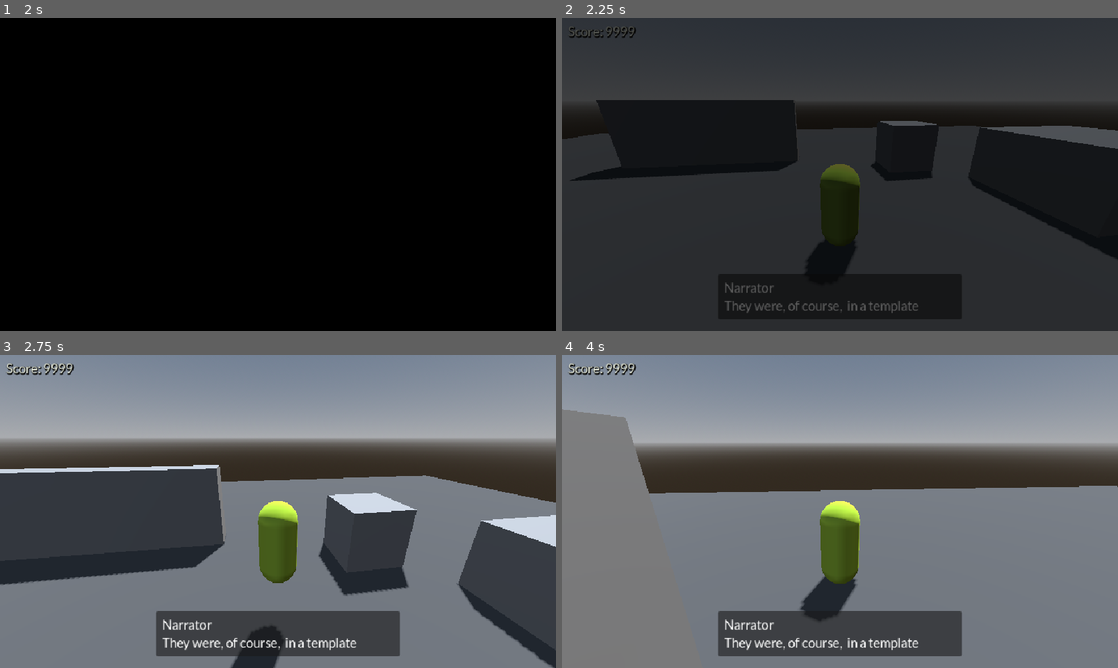
Above: before the commit, frames 1-4 (two rows, left to right).
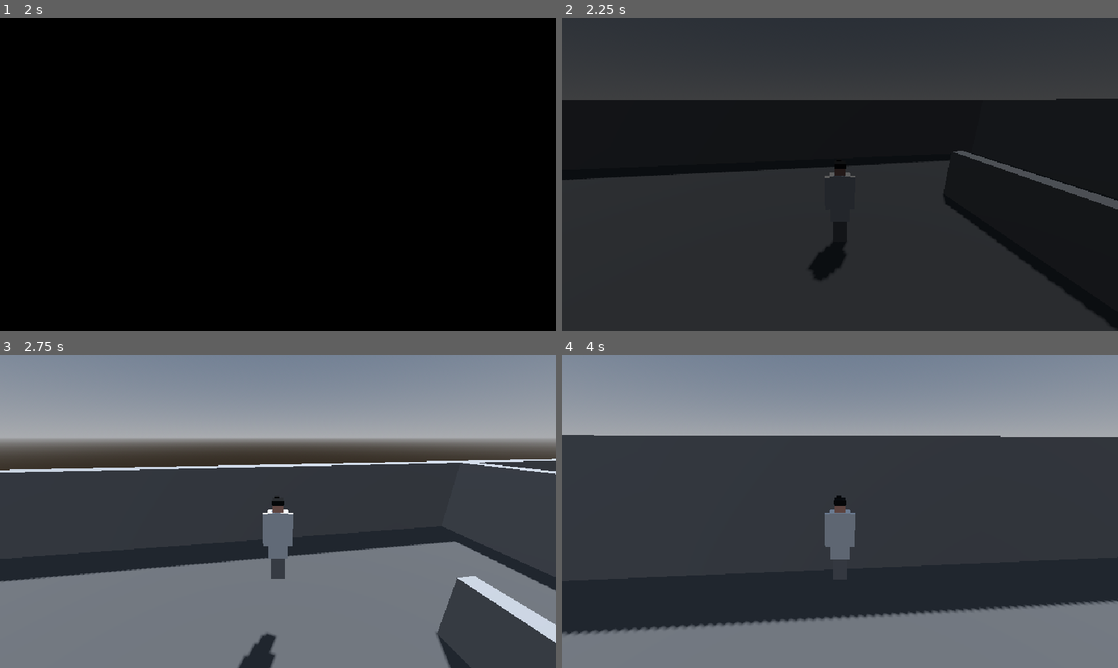
Above: after the commit, the same moments.

Repository: hawkstein/ludum-dare-60-old-tech
Game: Godot game, scene res://utils/ui/main_menu.tscn
Two runs of this game, one before a commit and one after it. Both use one fixed random seed, a clock stepped at 60 frames per second and the inputs below.
Inputs (mouse positions are in pixels of both pictures, inside the frame that each line leads up to):
- Up to frame 1 (2 s): click "Start" at 0.5 s; click "Start" at 1.25 s
- Up to frame 2 (2.25 s): tap Enter at 2 s; move the mouse to (867, 174) at 2.02 s; hold W (Up) from 2.03 s (still down)
- Up to frame 3 (2.75 s): keep holding W (Up); tap Space (Jump) at 2.27 s
- Up to frame 4 (4 s): keep holding W (Up); move the mouse to (812, 511) at 2.77 s; tap Space (Jump) at 3.02 s; move the mouse to (851, 505) at 3.52 s

Frame 1 is identical in both runs. In frame 2, 11% of the frame differs, in the area x 0-100%, y 2-100%; in frame 3, 28%; in frame 4, 59%, in the area x 0-100%, y 2-97%.

Commit message:
setup level and doctor instances

Diff:
--- a/entities/player/third_person_player.tscn
+++ b/entities/player/third_person_player.tscn
@@ -17,6 +17,35 @@
 [sub_resource type="BoxMesh" id="BoxMesh_cd33c"]
 size = Vector3(0.2, 0.2, 0.3)
 
+[sub_resource type="BoxMesh" id="BoxMesh_wysbo"]
+size = Vector3(0.4, 1, 0.25)
+
+[sub_resource type="StandardMaterial3D" id="StandardMaterial3D_wwf4n"]
+
+[sub_resource type="BoxMesh" id="BoxMesh_0jlrm"]
+size = Vector3(0.2, 0.7, 0.1)
+
+[sub_resource type="BoxMesh" id="BoxMesh_ow3o8"]
+size = Vector3(0.3, 0.7, 0.1)
+
+[sub_resource type="StandardMaterial3D" id="StandardMaterial3D_mv5g7"]
+albedo_color = Color(0.57700837, 0.5770084, 0.57700837, 1)
+
+[sub_resource type="BoxMesh" id="BoxMesh_b8li8"]
+size = Vector3(0.2, 0.2, 0.2)
+
+[sub_resource type="StandardMaterial3D" id="StandardMaterial3D_1pxly"]
+albedo_color = Color(0.98084885, 0.67940915, 0.5672008, 1)
+
+[sub_resource type="BoxMesh" id="BoxMesh_x0uxw"]
+size = Vector3(0.22, 0.1, 0.22)
+
+[sub_resource type="StandardMaterial3D" id="StandardMaterial3D_qr0o4"]
+albedo_color = Color(0, 0, 0, 1)
+
+[sub_resource type="BoxMesh" id="BoxMesh_h36ym"]
+size = Vector3(0.1, 0.05, 0.1)
+
 [sub_resource type="SphereShape3D" id="SphereShape3D_cd33c"]
 radius = 0.2
 
@@ -32,11 +61,48 @@
 
 [node name="Body" type="MeshInstance3D" parent="Model" unique_id=1939781799]
 transform = Transform3D(1, 0, 0, 0, 1, 0, 0, 0, 1, 0, 0.9, 0)
+visible = false
 mesh = SubResource("CapsuleMesh_cd33c")
 
 [node name="Nose" type="MeshInstance3D" parent="Model" unique_id=2041585810]
 transform = Transform3D(1, 0, 0, 0, 1, 0, 0, 0, 1, 0, 1.5, -0.4)
+visible = false
 mesh = SubResource("BoxMesh_cd33c")
+
+[node name="Chest" type="MeshInstance3D" parent="Model" unique_id=1157225682]
+transform = Transform3D(1, 0, 0, 0, 1, 0, 0, 0, 1, 0, 1.105232, 0)
+mesh = SubResource("BoxMesh_wysbo")
+surface_material_override/0 = SubResource("StandardMaterial3D_wwf4n")
+
+[node name="LeftArm" type="MeshInstance3D" parent="Model" unique_id=801023143]
+transform = Transform3D(1, 0, 0, 0, 1, 0, 0, 0, 1, -0.20825243, 1.2000285, 0)
+mesh = SubResource("BoxMesh_0jlrm")
+surface_material_override/0 = SubResource("StandardMaterial3D_wwf4n")
+
+[node name="RightArm" type="MeshInstance3D" parent="Model" unique_id=1131495821]
+transform = Transform3D(1, 0, 0, 0, 1, 0, 0, 0, 1, 0.2, 1.2, 0)
+mesh = SubResource("BoxMesh_0jlrm")
+surface_material_override/0 = SubResource("StandardMaterial3D_wwf4n")
+
+[node name="Legs" type="MeshInstance3D" parent="Model" unique_id=734475806]
+transform = Transform3D(1, 0, 0, 0, 1, 0, 0, 0, 1, 0, 0.40132034, 0)
+mesh = SubResource("BoxMesh_ow3o8")
+surface_material_override/0 = SubResource("StandardMaterial3D_mv5g7")
+
+[node name="Head" type="MeshInstance3D" parent="Model" unique_id=1415728741]
+transform = Transform3D(1, 0, 0, 0, 1, 0, 0, 0, 1, 0, 1.7, 0)
+mesh = SubResource("BoxMesh_b8li8")
+surface_material_override/0 = SubResource("StandardMaterial3D_1pxly")
+
+[node name="Hair" type="MeshInstance3D" parent="Model" unique_id=1764439656]
+transform = Transform3D(1, 0, 0, 0, 1, 0, 0, 0, 1, 0, 1.8029072, 0)
+mesh = SubResource("BoxMesh_x0uxw")
+surface_material_override/0 = SubResource("StandardMaterial3D_qr0o4")
+
+[node name="Quiff" type="MeshInstance3D" parent="Model" unique_id=345401876]
+transform = Transform3D(1, 0, 0, 0, 1, 0, 0, 0, 1, -0.025748529, 1.8661625, -0.072191626)
+mesh = SubResource("BoxMesh_h36ym")
+surface_material_override/0 = SubResource("StandardMaterial3D_qr0o4")
 
 [node name="CameraPivot" type="Node3D" parent="." unique_id=1107085387]
 unique_name_in_owner = true
--- a/icon.svg
+++ /dev/null
@@ -1 +0,0 @@
-<svg xmlns="http://www.w3.org/2000/svg" width="128" height="128"><rect width="124" height="124" x="2" y="2" fill="#363d52" stroke="#212532" stroke-width="4" rx="14"/><g fill="#fff" transform="translate(12.322 12.322)scale(.101)"><path d="M105 673v33q407 354 814 0v-33z"/><path fill="#478cbf" d="m105 673 152 14q12 1 15 14l4 67 132 10 8-61q2-11 15-15h162q13 4 15 15l8 61 132-10 4-67q3-13 15-14l152-14V427q30-39 56-81-35-59-83-108-43 20-82 47-40-37-88-64 7-51 8-102-59-28-123-42-26 43-46 89-49-7-98 0-20-46-46-89-64 14-123 42 1 51 8 102-48 27-88 64-39-27-82-47-48 49-83 108 26 42 56 81zm0 33v39c0 276 813 276 814 0v-39l-134 12-5 69q-2 10-14 13l-162 11q-12 0-16-11l-10-65H446l-10 65q-4 11-16 11l-162-11q-12-3-14-13l-5-69z"/><path d="M483 600c0 34 58 34 58 0v-86c0-34-58-34-58 0z"/><circle cx="725" cy="526" r="90"/><circle cx="299" cy="526" r="90"/></g><g fill="#414042" transform="translate(12.322 12.322)scale(.101)"><circle cx="307" cy="532" r="60"/><circle cx="717" cy="532" r="60"/></g></svg>
--- a/main.gd
+++ /dev/null
@@ -1,6 +0,0 @@
-extends Node3D
-
-@onready var messages: MessageLayer = $MessageLayer
-
-func _ready() -> void:
-	messages.show_message("They were, of course,  in a template", "Narrator")
--- a/main.tscn
+++ /dev/null
@@ -1,106 +0,0 @@
-[gd_scene format=3 uid="uid://vck4bl5wwflb"]
-
-[ext_resource type="Script" uid="uid://omkrdyrq3u73" path="res://main.gd" id="1_h2yge"]
-[ext_resource type="AudioStream" uid="uid://cbbv231ayv0h" path="res://assets/music/komiku_opening.mp3" id="2_0xm2m"]
-[ext_resource type="PackedScene" uid="uid://icg5dtww7q44" path="res://entities/player/third_person_player.tscn" id="2_lquwl"]
-[ext_resource type="PackedScene" uid="uid://bkpggl0lwqmju" path="res://screens/pause_menu.tscn" id="5_7mycd"]
-[ext_resource type="PackedScene" uid="uid://cbuas17ydfjcl" path="res://utils/ui/message_layer.tscn" id="5_272bh"]
-[ext_resource type="Theme" uid="uid://bes7poiouimn8" path="res://default_theme.tres" id="5_lquwl"]
-
-[sub_resource type="ProceduralSkyMaterial" id="ProceduralSkyMaterial_1bvp3"]
-sky_horizon_color = Color(0.66224277, 0.6717428, 0.6867428, 1)
-ground_horizon_color = Color(0.66224277, 0.6717428, 0.6867428, 1)
-
-[sub_resource type="Sky" id="Sky_lquwl"]
-sky_material = SubResource("ProceduralSkyMaterial_1bvp3")
-
-[sub_resource type="Environment" id="Environment_7mycd"]
-background_mode = 2
-sky = SubResource("Sky_lquwl")
-
-[sub_resource type="StandardMaterial3D" id="StandardMaterial3D_cd33c"]
-albedo_color = Color(0.32172796, 0.32172796, 0.32172796, 1)
-
-[node name="Main" type="Node3D" unique_id=438766484]
-script = ExtResource("1_h2yge")
-
-[node name="WorldEnvironment" type="WorldEnvironment" parent="." unique_id=1400865103]
-environment = SubResource("Environment_7mycd")
-
-[node name="DirectionalLight3D" type="DirectionalLight3D" parent="." unique_id=186871282]
-transform = Transform3D(-0.8660254, -0.43301278, 0.25, 0, 0.49999997, 0.86602545, -0.50000006, 0.75, -0.43301266, 0, 0, 0)
-shadow_enabled = true
-
-[node name="Level" type="Node3D" parent="." unique_id=239694746]
-
-[node name="Floor" type="CSGBox3D" parent="Level" unique_id=1989360109]
-transform = Transform3D(1, 0, 0, 0, 1, 0, 0, 0, 1, 0, -0.5, 0)
-use_collision = true
-size = Vector3(40, 1, 40)
-material = SubResource("StandardMaterial3D_cd33c")
-
-[node name="Box" type="CSGBox3D" parent="Level" unique_id=783431537]
-transform = Transform3D(1, 0, 0, 0, 1, 0, 0, 0, 1, 4, 1, -6)
-use_collision = true
-size = Vector3(2, 2, 2)
-
-[node name="Wall" type="CSGBox3D" parent="Level" unique_id=541581789]
-transform = Transform3D(1, 0, 0, 0, 1, 0, 0, 0, 1, -5, 1.5, -8)
-use_collision = true
-size = Vector3(8, 3, 1)
-
-[node name="Ramp" type="CSGBox3D" parent="Level" unique_id=1783067765]
-transform = Transform3D(1, 0, 0, 0, 0.9659258, -0.25881904, 0, 0.25881904, 0.9659258, 8, 1, 4)
-use_collision = true
-size = Vector3(3, 0.4, 8)
-
-[node name="Platform" type="CSGBox3D" parent="Level" unique_id=902390942]
-transform = Transform3D(1, 0, 0, 0, 1, 0, 0, 0, 1, 8, 1, -2)
-use_collision = true
-size = Vector3(4, 2, 4)
-
-[node name="ThirdPersonPlayer" parent="." unique_id=653190174 instance=ExtResource("2_lquwl")]
-
-[node name="MusicStreamPlayer" type="AudioStreamPlayer" parent="." unique_id=77984751]
-stream = ExtResource("2_0xm2m")
-autoplay = true
-bus = &"Music"
-
-[node name="HUD" type="CanvasLayer" parent="." unique_id=668187711]
-
-[node name="Layout" type="Control" parent="HUD" unique_id=1542017333]
-layout_mode = 3
-anchors_preset = 15
-anchor_right = 1.0
-anchor_bottom = 1.0
-grow_horizontal = 2
-grow_vertical = 2
-mouse_filter = 2
-theme = ExtResource("5_lquwl")
-
-[node name="ScoreMargin" type="MarginContainer" parent="HUD/Layout" unique_id=1546439775]
-layout_mode = 1
-anchors_preset = 15
-anchor_right = 1.0
-anchor_bottom = 1.0
-grow_horizontal = 2
-grow_vertical = 2
-theme_override_constants/margin_left = 10
-theme_override_constants/margin_top = 10
-theme_override_constants/margin_right = 10
-theme_override_constants/margin_bottom = 10
-
-[node name="ScoreLabel" type="Label" parent="HUD/Layout/ScoreMargin" unique_id=96147074]
-layout_mode = 2
-size_flags_horizontal = 0
-size_flags_vertical = 0
-theme_override_colors/font_color = Color(0.92941177, 0.9490196, 0.8862745, 1)
-theme_override_colors/font_shadow_color = Color(0, 0, 0, 0.99607843)
-theme_override_constants/shadow_offset_x = 1
-theme_override_constants/shadow_offset_y = 1
-theme_override_constants/shadow_outline_size = 4
-text = "Score: 9999"
-
-[node name="MessageLayer" parent="." unique_id=1692279544 instance=ExtResource("5_272bh")]
-
-[node name="PauseMenu" parent="." unique_id=1387676273 instance=ExtResource("5_7mycd")]
--- a/project.godot
+++ b/project.godot
@@ -20,7 +20,6 @@
 boot_splash/bg_color=Color(0, 0, 0, 1)
 boot_splash/stretch_mode=0
 boot_splash/image="uid://4iakeclf4k4b"
-config/icon="res://icon.svg"
 
 [autoload]
 
--- /dev/null
+++ b/screens/main.gd
@@ -0,0 +1 @@
+extends Node3D
--- /dev/null
+++ b/screens/main.tscn
@@ -0,0 +1,90 @@
+[gd_scene format=3 uid="uid://vck4bl5wwflb"]
+
+[ext_resource type="Script" uid="uid://omkrdyrq3u73" path="res://screens/main.gd" id="1_la406"]
+[ext_resource type="PackedScene" uid="uid://icg5dtww7q44" path="res://entities/player/third_person_player.tscn" id="2_ee7ou"]
+[ext_resource type="PackedScene" uid="uid://cbuas17ydfjcl" path="res://utils/ui/message_layer.tscn" id="4_tci2t"]
+[ext_resource type="PackedScene" uid="uid://bkpggl0lwqmju" path="res://screens/pause_menu.tscn" id="5_ycjph"]
+
+[sub_resource type="ProceduralSkyMaterial" id="ProceduralSkyMaterial_1bvp3"]
+sky_horizon_color = Color(0.66224277, 0.6717428, 0.6867428, 1)
+ground_horizon_color = Color(0.66224277, 0.6717428, 0.6867428, 1)
+
+[sub_resource type="Sky" id="Sky_lquwl"]
+sky_material = SubResource("ProceduralSkyMaterial_1bvp3")
+
+[sub_resource type="Environment" id="Environment_7mycd"]
+background_mode = 2
+sky = SubResource("Sky_lquwl")
+
+[sub_resource type="StandardMaterial3D" id="StandardMaterial3D_cd33c"]
+albedo_color = Color(0.32172796, 0.32172796, 0.32172796, 1)
+
+[node name="Main" type="Node3D" unique_id=438766484]
+script = ExtResource("1_la406")
+
+[node name="WorldEnvironment" type="WorldEnvironment" parent="." unique_id=1400865103]
+environment = SubResource("Environment_7mycd")
+
+[node name="DirectionalLight3D" type="DirectionalLight3D" parent="." unique_id=186871282]
+transform = Transform3D(-0.8660254, -0.43301278, 0.25, 0, 0.49999997, 0.86602545, -0.50000006, 0.75, -0.43301266, 0, 0, 0)
+shadow_enabled = true
+
+[node name="Level" type="Node3D" parent="." unique_id=239694746]
+
+[node name="Floor" type="CSGBox3D" parent="Level" unique_id=1989360109]
+transform = Transform3D(1, 0, 0, 0, 1, 0, 0, 0, 1, 0, -0.5, 0)
+use_collision = true
+size = Vector3(40, 1, 40)
+material = SubResource("StandardMaterial3D_cd33c")
+metadata/_edit_lock_ = true
+
+[node name="NorthWall" type="CSGBox3D" parent="Level" unique_id=541581789]
+transform = Transform3D(1, 0, 0, 0, 1, 0, 0, 0, 1, 0.84765625, 1.5, -8)
+use_collision = true
+size = Vector3(36.91992, 3, 0.7)
+
+[node name="SouthWall" type="CSGBox3D" parent="Level" unique_id=1679676882]
+transform = Transform3D(1, 0, 0, 0, 1, 0, 0, 0, 1, 0.84765625, 1.5, 19.52106)
+use_collision = true
+size = Vector3(36.91992, 3, 0.7)
+
+[node name="Partition" type="CSGBox3D" parent="Level" unique_id=1082055537]
+transform = Transform3D(1, 0, 0, 0, 1, 0, 0, 0, 1, -12.0217285, 1.5, 0.5916443)
+use_collision = true
+size = Vector3(11.181152, 3, 0.7)
+
+[node name="Partition2" type="CSGBox3D" parent="Level" unique_id=988815384]
+transform = Transform3D(1, 0, 0, 0, 1, 0, 0, 0, 1, -12.0217285, 1.5, 8.144815)
+use_collision = true
+size = Vector3(11.181152, 3, 0.7)
+
+[node name="Partition3" type="CSGBox3D" parent="Level" unique_id=61804754]
+transform = Transform3D(1, 0, 0, 0, 1, 0, 0, 0, 1, -12.0217285, 1.5, 15.188633)
+use_collision = true
+size = Vector3(11.181152, 3, 0.7)
+
+[node name="EntranceWall" type="CSGBox3D" parent="Level" unique_id=1235799440]
+transform = Transform3D(-4.371139e-08, 0, 1, 0, 1, 0, -1, 0, -4.371139e-08, 9.586491, 1.5, 2.3162127)
+use_collision = true
+size = Vector3(20, 3, 0.7)
+
+[node name="EastWall" type="CSGBox3D" parent="Level" unique_id=439103050]
+transform = Transform3D(-4.371139e-08, 0, 1, 0, 1, 0, -1, 0, -4.371139e-08, -17.269478, 1.5, 6.144826)
+use_collision = true
+size = Vector3(27.657227, 3, 0.7)
+
+[node name="NursesDesk" type="CSGBox3D" parent="Level" unique_id=520053847]
+transform = Transform3D(-4.371139e-08, 0, 1, 0, 1, 0, -1, 0, -4.371139e-08, 4.1656265, 0.71523476, 2.3162127)
+use_collision = true
+size = Vector3(10, 1.5, 0.4)
+
+[node name="ThirdPersonPlayer" parent="." unique_id=653190174 instance=ExtResource("2_ee7ou")]
+
+[node name="MusicStreamPlayer" type="AudioStreamPlayer" parent="." unique_id=77984751]
+bus = &"Music"
+
+[node name="MessageLayer" parent="." unique_id=1692279544 instance=ExtResource("4_tci2t")]
+
+[node name="PagerLayer" type="CanvasLayer" parent="." unique_id=984848264]
+
+[node name="PauseMenu" parent="." unique_id=1387676273 instance=ExtResource("5_ycjph")]
--- a/utils/screen_changer.tscn
+++ b/utils/screen_changer.tscn
@@ -2,7 +2,7 @@
 
 [ext_resource type="Script" uid="uid://d1kg40khug3yv" path="res://utils/screen_changer.gd" id="1_ahmay"]
 [ext_resource type="PackedScene" uid="uid://dfn6sijy2qq8n" path="res://utils/ui/main_menu.tscn" id="2_stj24"]
-[ext_resource type="PackedScene" uid="uid://vck4bl5wwflb" path="res://main.tscn" id="3_0ty40"]
+[ext_resource type="PackedScene" uid="uid://vck4bl5wwflb" path="res://screens/main.tscn" id="3_0ty40"]
 [ext_resource type="PackedScene" uid="uid://bctrkav2hq5nh" path="res://utils/ui/credits_screen.tscn" id="4_p77q5"]
 [ext_resource type="PackedScene" uid="uid://d304m7pn6lnlt" path="res://utils/ui/scores_screen.tscn" id="5_yscu7"]
 
Not shown, removed: icon.svg.import
Renamed: main.gd.uid -> screens/main.gd.uid
